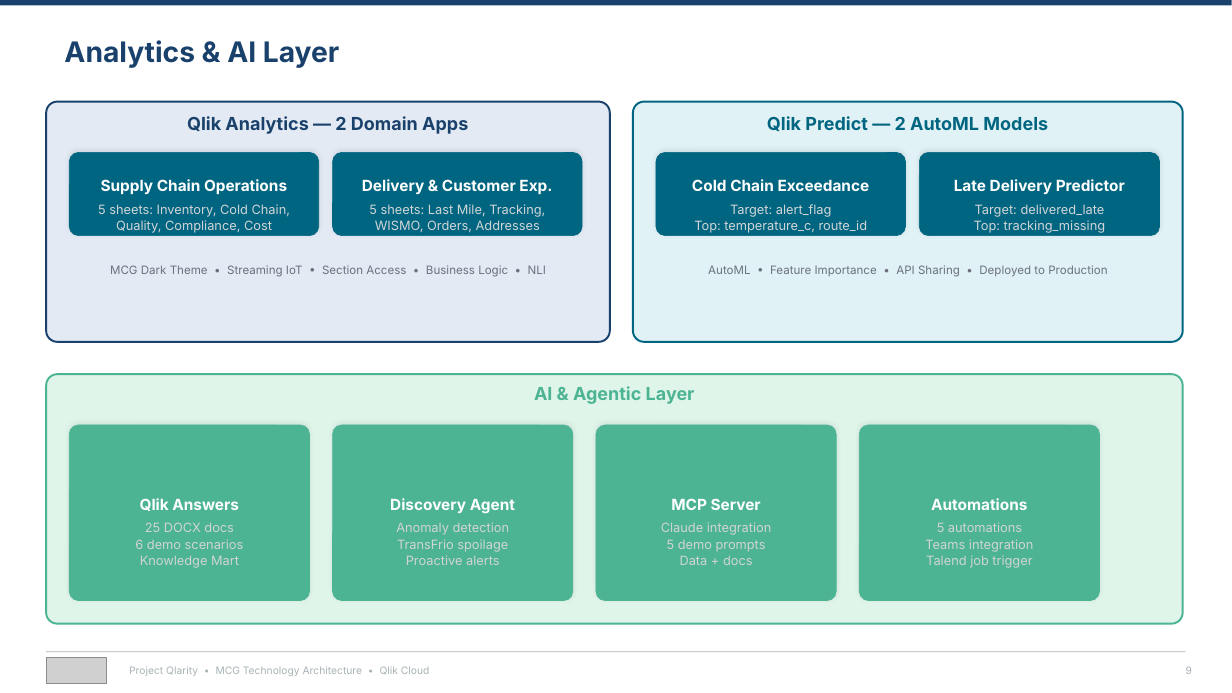
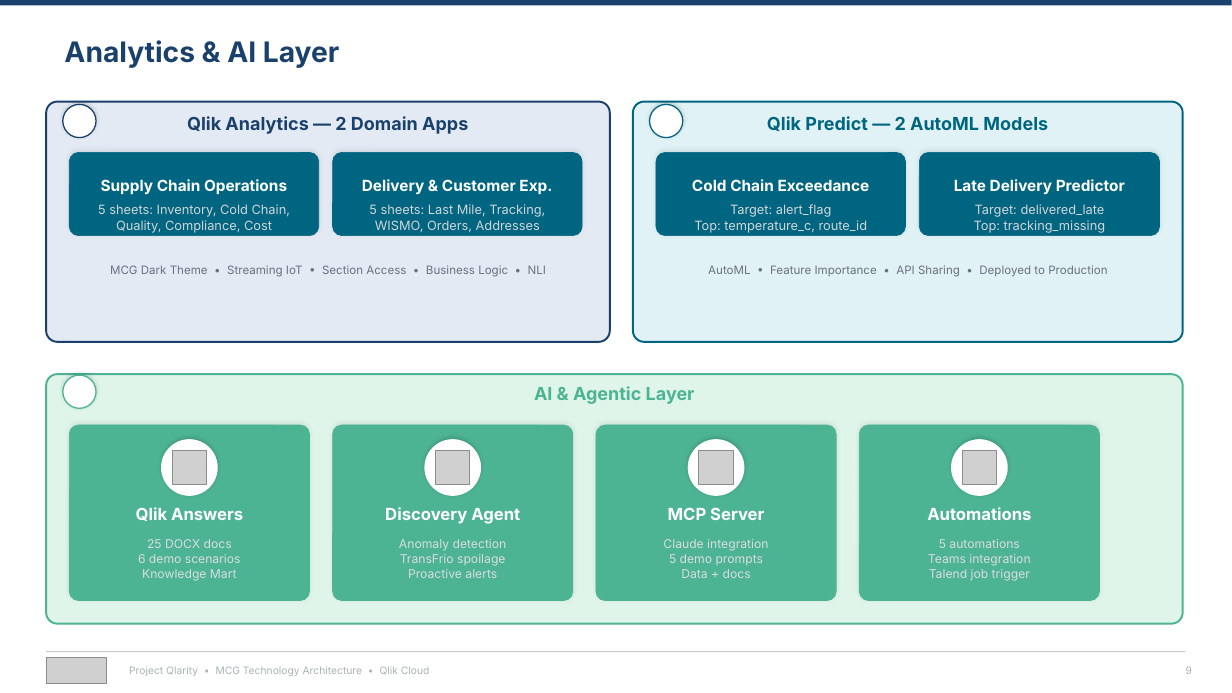
Before and after one commit to robertschoenfeldqlik/meridan_retail_group_qlik_demo_assets, a slide deck: slide 9 of MCG_Technology_Architecture.pptx. Drawn at 1232x693 pixels with LibreOffice and Linux fonts; fonts in the diff are those of the drawing; grey boxes stand for pictures; background and template pictures are left out. Boxes give left, top, right and bottom in pixels: in the first picture for what was removed or moved away, otherwise in the second. Text is boxed around its words. In the diff, an @@ line names an element or a change of style, - is before the commit and + after.

```diff
--- a/MCG_Technology_Architecture.pptx
+++ b/MCG_Technology_Architecture.pptx
@@ ellipse added at [63,104,96,138], fill #FFFFFF, outline #19416C 1 pt @@
@@ ellipse added at [650,104,683,138], fill #FFFFFF, outline #006580 1 pt @@
@@ ellipse added at [63,375,96,409], fill #FFFFFF, outline #4CB393 1 pt @@
@@ ellipse added at [162,440,217,495], fill #FFFFFF, outline #FFFFFF 1 pt @@
@@ ellipse added at [425,440,481,495], fill #FFFFFF, outline #FFFFFF 1 pt @@
@@ ellipse added at [689,440,744,495], fill #FFFFFF, outline #FFFFFF 1 pt @@
@@ ellipse added at [952,440,1007,495], fill #FFFFFF, outline #FFFFFF 1 pt @@
@@ picture added at [172,450,206,484] @@
@@ picture added at [435,450,470,484] @@
@@ picture added at [699,450,733,484] @@
@@ picture added at [962,450,996,484] @@
@@ text "Qlik Answers": place and size @@
-text "Qlik Answers" at [140,498,239,511]
+text "Qlik Answers" at [136,507,243,521]
@@ text "Discovery Agent": place and size @@
-text "Discovery Agent" at [390,498,515,514]
+text "Discovery Agent" at [385,507,520,524]
@@ size 12 to 13 pt; vertical alignment bottom to top in 4 elements at [136,507,243,521], [927,507,1031,520], [385,507,520,524], [668,507,764,520] @@
@@ text "MCP Server": place and size @@
-text "MCP Server" at [671,498,761,510]
+text "MCP Server" at [668,507,764,520]
@@ text "Automations": place and size @@
-text "Automations" at [931,498,1027,510]
+text "Automations" at [927,507,1031,520]
@@ text "25 DOCX docs": place and size @@
-text "25 DOCX docs" at [135,522,244,568]
+text "25 DOCX docs" at [138,539,241,581]
@@ text "Anomaly detection": place and size @@
-text "Anomaly detection" at [396,522,510,565]
+text "Anomaly detection" at [399,539,507,578]
@@ text "Claude integration": place and size @@
-text "Claude integration" at [661,522,772,565]
+text "Claude integration" at [663,539,768,578]
@@ size 10 to 9.5 pt, text colour #D0D4D7 to #D8DCE0; line spacing 1.05 to 1 in 4 elements at [138,539,241,581], [399,539,507,578], [663,539,768,578], [928,539,1030,581] @@
@@ text "5 automations": place and size @@
-text "5 automations" at [925,522,1033,568]
+text "5 automations" at [928,539,1030,581]
```
Also in this commit, not shown: 2 other slides changed, 33 other files.
